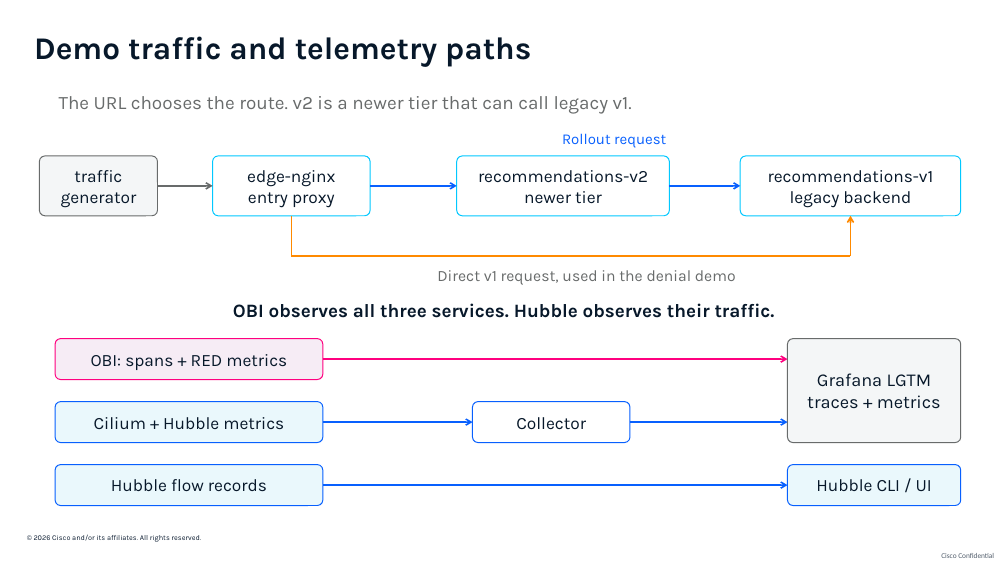
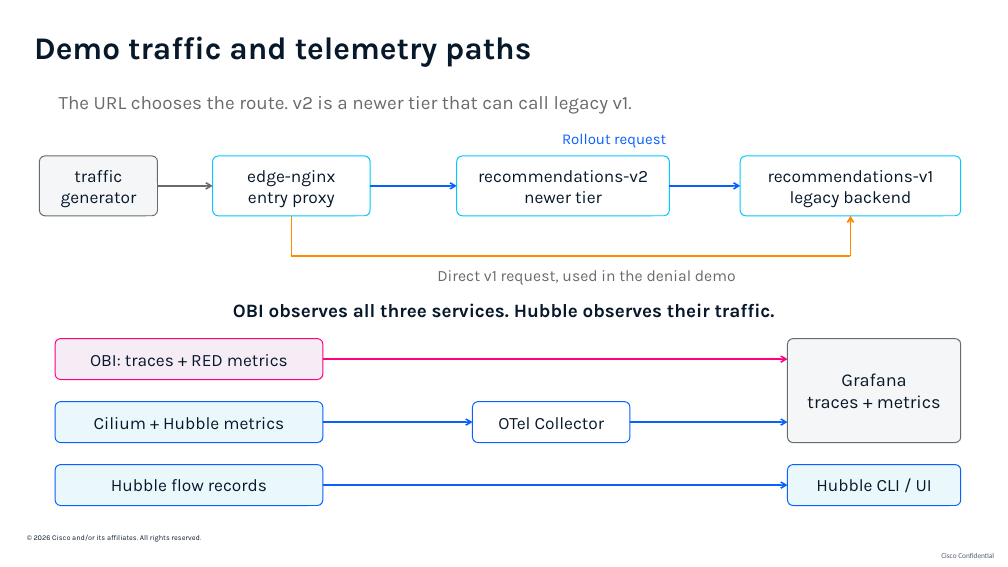
Before and after one commit to ajimenez1503/cilium-obi-demo, a slide deck: slide 15 of slides/cilium-obi-session-deck-latest.pptx. Drawn at 1008x567 pixels with LibreOffice and Linux fonts; fonts in the diff are those of the drawing; background and template pictures are left out. Boxes give left, top, right and bottom in pixels: in the first picture for what was removed or moved away, otherwise in the second. Text is boxed around its words. In the diff, an @@ line names an element or a change of style, - is before the commit and + after.

```diff
--- a/slides/cilium-obi-session-deck-latest.pptx
+++ b/slides/cilium-obi-session-deck-latest.pptx
@@ text in rounded rectangle at (90,354,288,367): text changed @@
-OBI: spans + RED metrics
+OBI: traces + RED metrics
@@ text in rounded rectangle at (841,373,906,386): text changed @@
-Grafana LGTM
+Grafana
@@ text in rounded rectangle at (498,417,605,429): text changed @@
-Collector
+OTel Collector
```
Also in this commit, not shown: 8 other slides changed, 2 slides added, 1 slide removed.
